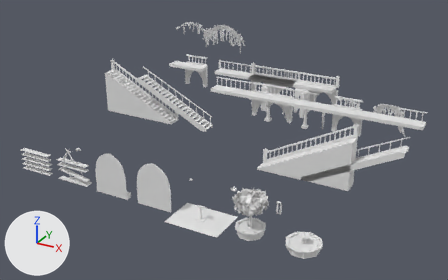
What one commit did to the Blender file art_src/kit/kit_dressing.blend.
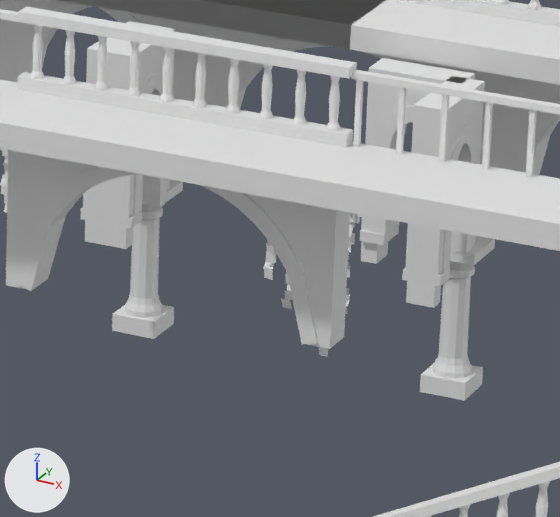
Old and new are each drawn whole from a camera (50 mm lens) standing at (36.39, -33.64, 23.56) and looking at (11.86, 10.97, 1.25) and again close up on the part from 56% to 71% of the width and 29% to 51% of the height. Every picture has the same lights, and +X, +Y and +Z are marked at lower left. The first two pictures are the older version. Objects named as collision shapes, trigger or cutter boxes, shadow casters or lower levels of detail are left out.

Objects in the first close-up: 'gallery_column__column-col', 'gallery_column_corner__column-col', 'gallery_column_corner__responds', 'gallery_column_corner__spandrels-col', 'gallery_column_corner__voussoirs', 'gallery_masonry_end__slab', 'gallery_masonry_end__spandrels-col', 'gallery_masonry_slab__balusters', 'gallery_masonry_slab__handrail', 'gallery_masonry_slab__plinth', 'gallery_masonry_slab__slab', 'gallery_masonry_slab__spandrels-col', 'gallery_masonry_slab__voussoirs', 'gallery_wood_open_end__rail', 'gallery_wood_open_end__slab' and 12 more.
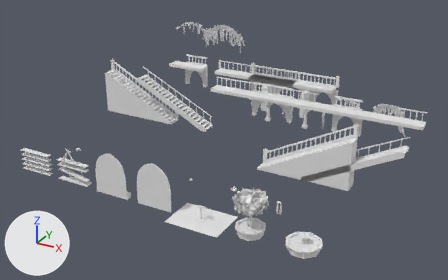
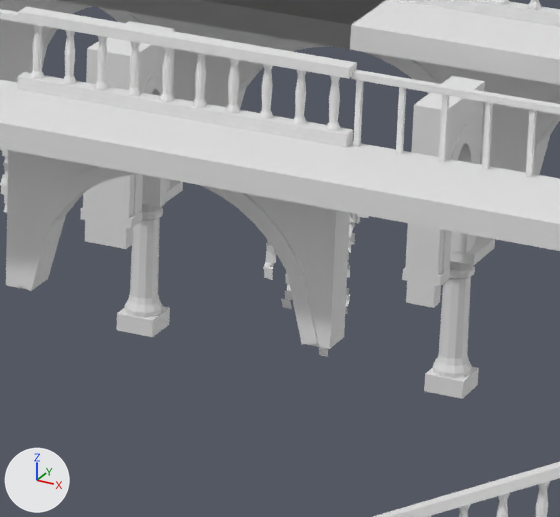
Location of each change, [x1, y1, x2, y2] in pixels of the close-ups (560 x 517 px; the box of a moved part takes in the faces that stretch with it):
'gallery_column_corner__spandrels-col', reshaped (35% narrower, 8% shorter)
    before: [361, 58, 485, 276]
    after: [405, 76, 485, 276]
'gallery_column_corner__column-col', reshaped
    before: [420, 236, 495, 400]
    after: [424, 236, 495, 399]
'gallery_column__column-col', reshaped (7% narrower)
    before: [112, 180, 183, 339]
    after: [117, 180, 183, 337]
'gallery_column_corner__voussoirs', reshaped
    before: [370, 106, 477, 273]
    after: [442, 127, 477, 273]
'gallery_column_corner__responds', reshaped
    before: [360, 224, 450, 308]
    after: [402, 268, 450, 308]
part 1 of me_gallery_column__column_col, moved or reshaped
    before: [112, 305, 174, 339]
    after: [117, 306, 170, 337]
part 2 of me_gallery_column_corner__column_col, moved or reshaped
    before: [420, 363, 483, 400]
    after: [424, 367, 479, 399]
part 3 of me_gallery_column_corner__spandrels_col, deleted
    before: [361, 58, 475, 231]
part 4 of me_gallery_column_corner__voussoirs, deleted
    before: [370, 106, 414, 235]
part 5 of me_gallery_column_corner__responds, deleted
    before: [360, 224, 399, 245]
part 6 of me_gallery_column_corner__responds, deleted
    before: [361, 241, 388, 264]
'gallery_wood_end__slab', unchanged, uncovered by the edit
    after: [60, 0, 385, 49]

The change, as a list of edits to the scene's bpy script:
```text
Change me_gallery_column__column_col:
    where me_gallery_column__column_col.from_pydata(...)  # 126 vertices, 132 faces; spans x -0.32..0.32, y -0.32..0.32, z 0.0..1.85
    used by ob_gallery_column__column_col; parent = ob_m_gallery_column; location = (0.0, 0.0, 0.0)
    me_gallery_column__column_col part 1: the loose piece of 8 vertices spanning x -0.28..0.28, y -0.28..0.28, z 0.0..0.22 is scaled about its middle by (0.857, 0.857, 1)
Change me_gallery_column_corner__column_col:
    where me_gallery_column_corner__column_col.from_pydata(...)  # 126 vertices, 132 faces; spans x -0.32..0.32, y -0.32..0.32, z 0.0..1.85
    used by ob_gallery_column_corner__column_col; parent = ob_m_gallery_column_corner; location = (0.0, 0.0, 0.0)
    me_gallery_column_corner__column_col part 2: the loose piece of 8 vertices spanning x -0.28..0.28, y -0.28..0.28, z 0.0..0.22 is scaled about its middle by (0.857, 0.857, 1)
Change me_gallery_column_corner__spandrels_col:
    used by ob_gallery_column_corner__spandrels_col; parent = ob_m_gallery_column_corner; location = (0.0, 0.0, 0.0)
    remove me_gallery_column_corner__spandrels_col.from_pydata(...)  # 92 vertices, 50 faces; spans x -1.15..0.2, y -1.15..0.2, z 1.85..3.85
    add me_gallery_column_corner__spandrels_col.from_pydata(...)  # 46 vertices, 25 faces; spans x -0.2..0.2, y -1.15..0.0, z 1.85..3.85
    me_gallery_column_corner__spandrels_col part 3: the loose piece of 46 vertices spanning x -1.15..0.0, y -0.2..0.2, z 1.85..3.85 is deleted
Change me_gallery_column_corner__voussoirs:
    used by ob_gallery_column_corner__voussoirs; parent = ob_m_gallery_column_corner; location = (0.0, 0.0, 0.0)
    remove me_gallery_column_corner__voussoirs.from_pydata(...)  # 152 vertices, 148 faces; spans x -1.03..0.22, y -1.03..0.22, z 1.85..3.48
    add me_gallery_column_corner__voussoirs.from_pydata(...)  # 76 vertices, 74 faces; spans x -0.22..0.22, y -1.03..-0.14, z 1.85..3.48
    me_gallery_column_corner__voussoirs part 4: the loose piece of 76 vertices spanning x -1.03..-0.14, y -0.22..0.22, z 1.85..3.48 is deleted
Change me_gallery_column_corner__responds:
    used by ob_gallery_column_corner__responds; parent = ob_m_gallery_column_corner; location = (0.0, 0.0, 0.0)
    remove me_gallery_column_corner__responds.from_pydata(...)  # 32 vertices, 24 faces; spans x -1.15..0.23, y -1.15..0.23, z 1.45..1.85
    add me_gallery_column_corner__responds.from_pydata(...)  # 16 vertices, 12 faces; spans x -0.23..0.23, y -1.15..-0.85, z 1.45..1.85
    me_gallery_column_corner__responds part 5: the loose piece of 8 vertices spanning x -1.15..-0.85, y -0.23..0.23, z 1.72..1.85 is deleted
    me_gallery_column_corner__responds part 6: the loose piece of 8 vertices spanning x -1.15..-0.95, y -0.17..0.17, z 1.45..1.72 is deleted
```
